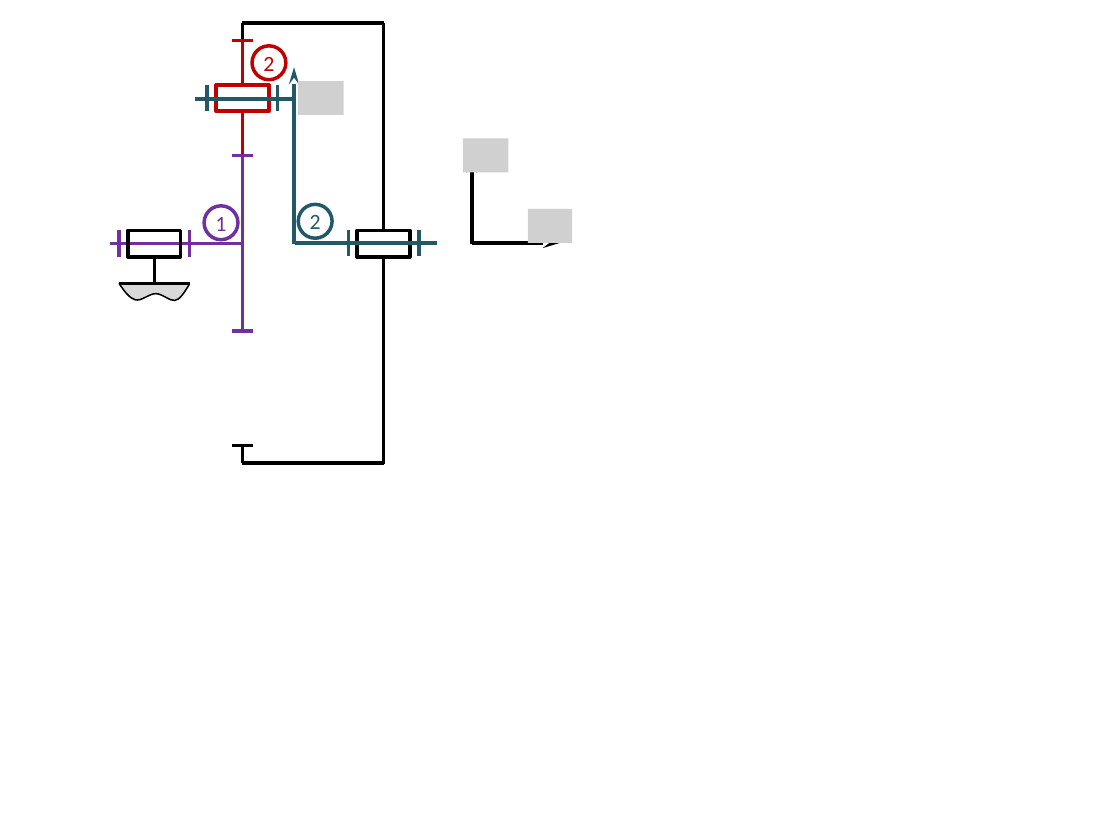
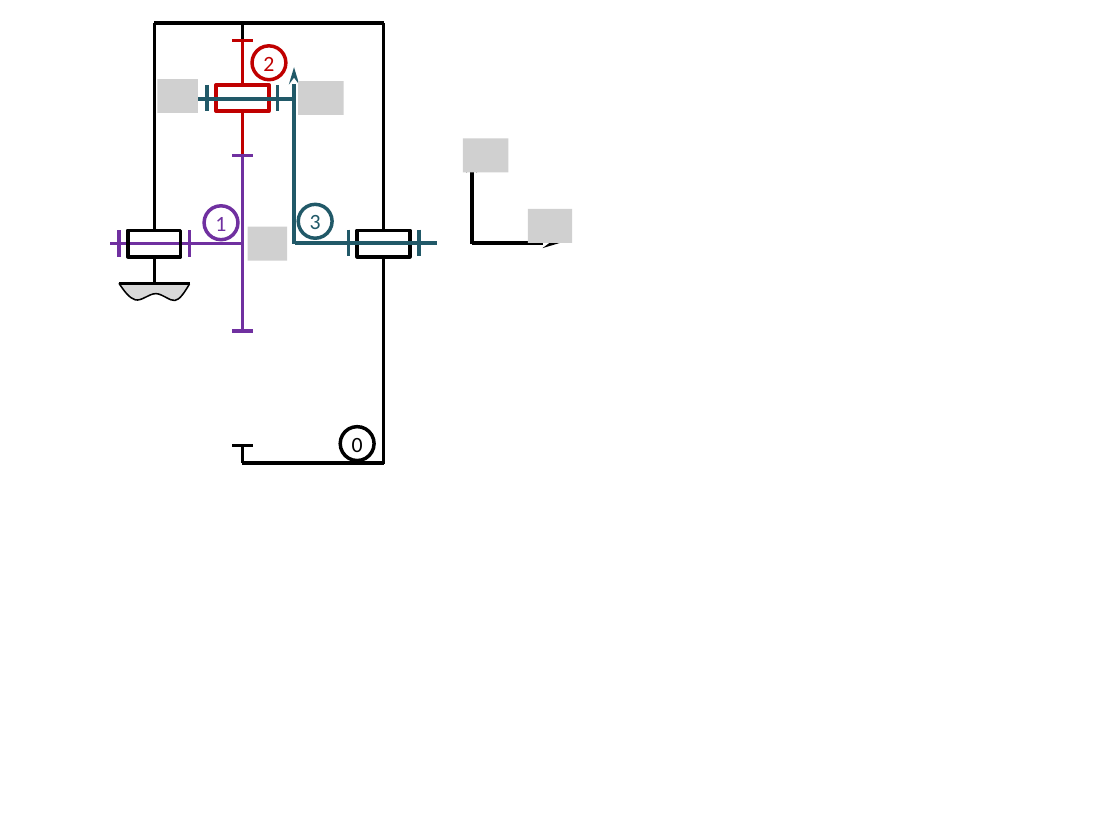
Before and after one commit to xpessoles/09_Etude_Dynamique_Systemes_Solides_Chaine_Energie_Analyser_Modeliser_Resoudre, a slide deck: slide 1 of 02_Resolution_TEC/Exercices_Application/images/Figures.pptx. Drawn at 1120x840 pixels with LibreOffice and Linux fonts; fonts in the diff are those of the drawing; grey boxes stand for pictures. Boxes give left, top, right and bottom in pixels: in the first picture for what was removed or moved away, otherwise in the second. Text is boxed around its words. In the diff, an @@ line names an element or a change of style, - is before the commit and + after.

```diff
--- a/02_Resolution_TEC/Exercices_Application/images/Figures.pptx
+++ b/02_Resolution_TEC/Exercices_Application/images/Figures.pptx
@@ line moved from (384, 24) - (243, 24) to (384, 24) - (155, 24) @@
@@ line added from (155, 24) to (155, 230), #000000 2.25 pt @@
@@ picture added at (x1=158, y1=80, x2=198, y2=113) @@
@@ picture added at (x1=248, y1=226, x2=287, y2=260) @@
@@ text in ellipse at (x1=310, y1=215, x2=321, y2=236): text changed @@
-2
+3
@@ ellipse added at (x1=340, y1=427, x2=374, y2=460), outline #000000 2.25 pt, 14 pt, text #000000 @@
+0
```
Also in this commit, not shown: 1 slide added, 1 slide removed, 6 other files.
